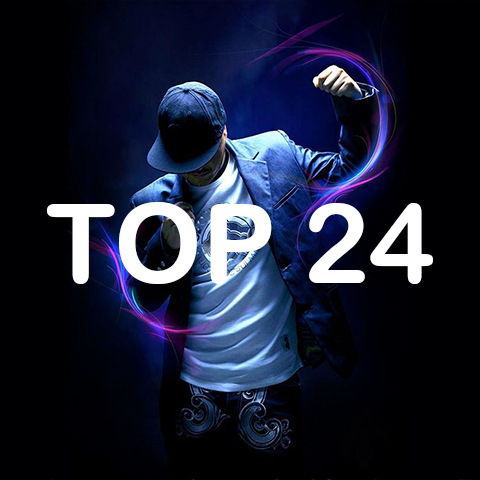
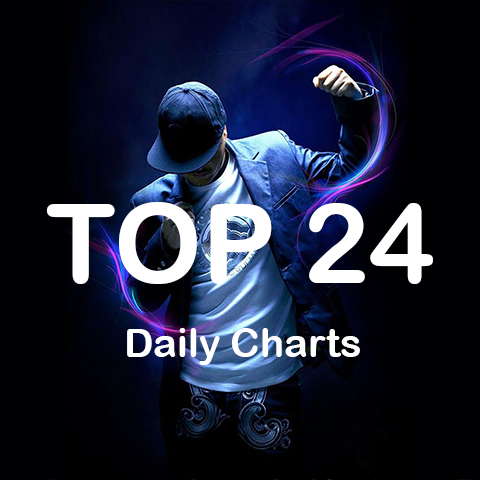
Before/after of a 480 x 480 layered artwork. What changed in the layer stack:
added layer "Daily Charts" above "Hall of Fame" over [127,328,360,365]
